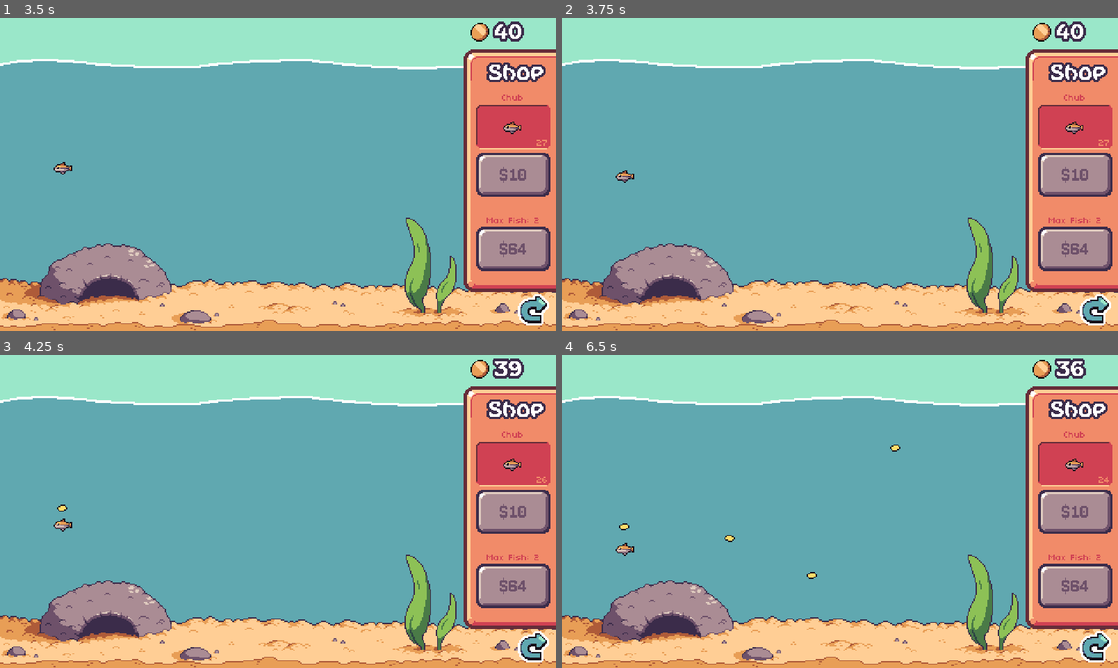
Above: before the commit, frames 1-4 (two rows, left to right).
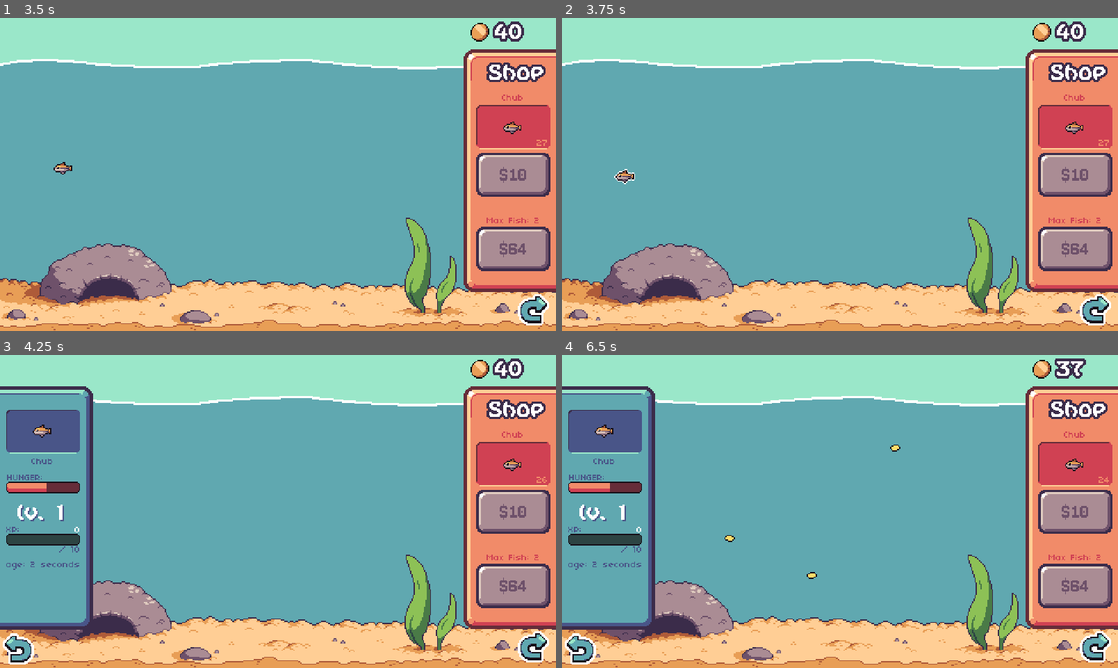
Above: after the commit, the same moments.

Repository: lospec/lospequarium
Game: Godot game, scene res://main.tscn
Same seed, same stepped clock (60 frames per second), same inputs: the game is played once before the commit and once after it.
Inputs (mouse positions are in pixels of both pictures, inside the frame that each line leads up to):
- Up to frame 1 (3.5 s): click (533, 309) at 0.5 s; click "$10" at 1.25 s; click (533, 309) at 2 s; click (533, 309) at 2.75 s
- Up to frame 2 (3.75 s): move the mouse to (623, 168) at 3.52 s; click (623, 168) at 3.67 s
- Up to frame 3 (4.25 s): no input
- Up to frame 4 (6.5 s): move the mouse to (728, 527) at 4.27 s; click (728, 527) at 4.42 s; move the mouse to (895, 442) at 5.02 s; click (895, 442) at 5.17 s; move the mouse to (812, 574) at 5.77 s; click (812, 574) at 5.92 s

Frame 1 is identical in both runs. In frame 2, less than 0.1% of the frame differs, in the area x 9-14%, y 48-54%; in frame 3, 6.4%, in the area x 0-94%, y 1-99%; in frame 4, 6.4%.

Commit message:
made clickable areas bigger

Diff:
--- a/fish/barred-knifejaw.tscn
+++ b/fish/barred-knifejaw.tscn
@@ -10,8 +10,8 @@
 bounce = 0.35
 
 [sub_resource type="CapsuleShape2D" id="CapsuleShape2D_4m0br"]
-radius = 7.0
-height = 28.0
+radius = 12.0
+height = 32.0
 
 [sub_resource type="ShaderMaterial" id="ShaderMaterial_3bheg"]
 shader = ExtResource("2_1y5k8")
--- a/fish/black-bass.tscn
+++ b/fish/black-bass.tscn
@@ -10,8 +10,8 @@
 bounce = 0.35
 
 [sub_resource type="CapsuleShape2D" id="CapsuleShape2D_4m0br"]
-radius = 7.0
-height = 28.0
+radius = 11.0
+height = 34.0
 
 [sub_resource type="ShaderMaterial" id="ShaderMaterial_3bheg"]
 shader = ExtResource("2_qo58l")
@@ -37,6 +37,7 @@
 rarity = 2
 
 [node name="CollisionShape2D" type="CollisionShape2D" parent="."]
+position = Vector2(0, -2)
 rotation = 1.5708
 shape = SubResource("CapsuleShape2D_4m0br")
 
--- a/fish/carp.tscn
+++ b/fish/carp.tscn
@@ -10,8 +10,8 @@
 bounce = 0.35
 
 [sub_resource type="CapsuleShape2D" id="CapsuleShape2D_4m0br"]
-radius = 7.0
-height = 28.0
+radius = 11.0
+height = 34.0
 
 [sub_resource type="ShaderMaterial" id="ShaderMaterial_iyoes"]
 shader = ExtResource("2_0o336")
--- a/fish/chub.tscn
+++ b/fish/chub.tscn
@@ -10,8 +10,8 @@
 bounce = 0.35
 
 [sub_resource type="CapsuleShape2D" id="CapsuleShape2D_4m0br"]
-radius = 3.0
-height = 16.0
+radius = 6.0
+height = 18.0
 
 [sub_resource type="ShaderMaterial" id="ShaderMaterial_iyoes"]
 shader = ExtResource("2_2mdtr")
--- a/fish/crucian-carp.tscn
+++ b/fish/crucian-carp.tscn
@@ -10,7 +10,7 @@
 bounce = 0.35
 
 [sub_resource type="CapsuleShape2D" id="CapsuleShape2D_4m0br"]
-radius = 3.0
+radius = 7.0
 height = 16.0
 
 [sub_resource type="ShaderMaterial" id="ShaderMaterial_iyoes"]
--- a/fish/dab.tscn
+++ b/fish/dab.tscn
@@ -10,8 +10,8 @@
 bounce = 0.35
 
 [sub_resource type="CapsuleShape2D" id="CapsuleShape2D_4m0br"]
-radius = 6.0
-height = 12.0
+radius = 7.0
+height = 16.0
 
 [sub_resource type="ShaderMaterial" id="ShaderMaterial_iyoes"]
 shader = ExtResource("2_3siv1")
--- a/fish/dace.tscn
+++ b/fish/dace.tscn
@@ -10,8 +10,8 @@
 bounce = 0.35
 
 [sub_resource type="CapsuleShape2D" id="CapsuleShape2D_4m0br"]
-radius = 3.0
-height = 12.0
+radius = 6.0
+height = 18.0
 
 [sub_resource type="ShaderMaterial" id="ShaderMaterial_iyoes"]
 shader = ExtResource("2_xq7qu")
--- a/fish/horse-mackerel.tscn
+++ b/fish/horse-mackerel.tscn
@@ -10,8 +10,8 @@
 bounce = 0.35
 
 [sub_resource type="CapsuleShape2D" id="CapsuleShape2D_4m0br"]
-radius = 7.0
-height = 28.0
+radius = 11.0
+height = 34.0
 
 [sub_resource type="ShaderMaterial" id="ShaderMaterial_0777p"]
 shader = ExtResource("2_nnntk")
--- a/fish/loach.tscn
+++ b/fish/loach.tscn
@@ -10,8 +10,8 @@
 bounce = 0.35
 
 [sub_resource type="CapsuleShape2D" id="CapsuleShape2D_4m0br"]
-radius = 3.0
-height = 16.0
+radius = 7.0
+height = 18.0
 
 [sub_resource type="ShaderMaterial" id="ShaderMaterial_iyoes"]
 shader = ExtResource("2_l6tyc")
--- a/fish/pond-smelt.tscn
+++ b/fish/pond-smelt.tscn
@@ -10,8 +10,8 @@
 bounce = 0.35
 
 [sub_resource type="CapsuleShape2D" id="CapsuleShape2D_4m0br"]
-radius = 4.0
-height = 16.0
+radius = 6.0
+height = 18.0
 
 [sub_resource type="ShaderMaterial" id="ShaderMaterial_iyoes"]
 shader = ExtResource("2_xye6q")
--- a/fish/rainbow-trout.tscn
+++ b/fish/rainbow-trout.tscn
@@ -10,8 +10,8 @@
 bounce = 0.35
 
 [sub_resource type="CapsuleShape2D" id="CapsuleShape2D_4m0br"]
-radius = 7.0
-height = 28.0
+radius = 8.0
+height = 34.0
 
 [sub_resource type="ShaderMaterial" id="ShaderMaterial_lhd1m"]
 shader = ExtResource("2_pyi3y")
--- a/fish/red-snapper.tscn
+++ b/fish/red-snapper.tscn
@@ -10,8 +10,8 @@
 bounce = 0.35
 
 [sub_resource type="CapsuleShape2D" id="CapsuleShape2D_4m0br"]
-radius = 7.0
-height = 28.0
+radius = 12.0
+height = 34.0
 
 [sub_resource type="ShaderMaterial" id="ShaderMaterial_dvn3w"]
 shader = ExtResource("2_sjvb0")
--- a/fish/saddled-bichir.tscn
+++ b/fish/saddled-bichir.tscn
@@ -11,7 +11,7 @@
 
 [sub_resource type="CapsuleShape2D" id="CapsuleShape2D_4m0br"]
 radius = 7.0
-height = 28.0
+height = 34.0
 
 [sub_resource type="ShaderMaterial" id="ShaderMaterial_3bheg"]
 shader = ExtResource("2_u6luk")
--- a/fish/silver-carp.tscn
+++ b/fish/silver-carp.tscn
@@ -10,8 +10,8 @@
 bounce = 0.35
 
 [sub_resource type="CapsuleShape2D" id="CapsuleShape2D_4m0br"]
-radius = 7.0
-height = 28.0
+radius = 8.0
+height = 34.0
 
 [sub_resource type="ShaderMaterial" id="ShaderMaterial_3bheg"]
 shader = ExtResource("2_etqss")
--- a/fish/sockeye-salmon.tscn
+++ b/fish/sockeye-salmon.tscn
@@ -10,8 +10,7 @@
 bounce = 0.35
 
 [sub_resource type="CapsuleShape2D" id="CapsuleShape2D_4m0br"]
-radius = 7.0
-height = 28.0
+height = 34.0
 
 [sub_resource type="ShaderMaterial" id="ShaderMaterial_2nvic"]
 shader = ExtResource("2_t6pja")
--- a/fish/yellow-tang.tscn
+++ b/fish/yellow-tang.tscn
@@ -10,8 +10,8 @@
 bounce = 0.35
 
 [sub_resource type="CapsuleShape2D" id="CapsuleShape2D_4m0br"]
-radius = 5.0
-height = 12.0
+radius = 8.0
+height = 18.0
 
 [sub_resource type="ShaderMaterial" id="ShaderMaterial_iyoes"]
 shader = ExtResource("2_semgj")
@@ -33,7 +33,7 @@
 script = ExtResource("1_nhcqw")
 properName = "Yellow Tang"
 cost = 30
-maxSpeed = 40
+maxSpeed = 20
 rarity = 2
 
 [node name="CollisionShape2D" type="CollisionShape2D" parent="."]
--- a/main.tscn
+++ b/main.tscn
@@ -1,9 +1,11 @@
-[gd_scene load_steps=44 format=3 uid="uid://c175jf4ds1chx"]
+[gd_scene load_steps=47 format=3 uid="uid://c175jf4ds1chx"]
 
 [ext_resource type="Script" path="res://tank.gd" id="1_q2ff1"]
 [ext_resource type="Script" path="res://main.gd" id="1_rauu0"]
 [ext_resource type="Texture2D" uid="uid://chd1smjh0dkgi" path="res://art/tanks/demo.png" id="1_ur807"]
 [ext_resource type="PackedScene" uid="uid://c343ujjd7uavt" path="res://fish.tscn" id="2_am8qu"]
+[ext_resource type="Shader" path="res://shaders/scrolling-shader.gdshader" id="3_053vm"]
+[ext_resource type="Texture2D" uid="uid://cb7cxufgxqs4l" path="res://art/tanks/waves.png" id="4_u6gtm"]
 [ext_resource type="Texture2D" uid="uid://3qttc4rgjmdp" path="res://art/ui/coin.png" id="5_gm5n3"]
 [ext_resource type="Theme" uid="uid://ydbe81qfcfi3" path="res://theme.tres" id="7_njjdw"]
 [ext_resource type="Texture2D" uid="uid://b1q7gmfd80ql6" path="res://art/ui/dialog.png" id="8_d01k8"]
@@ -79,6 +81,10 @@
 Label/font_sizes/font_size = 13
 Label/fonts/font = ExtResource("16_txocg")
 
+[sub_resource type="ShaderMaterial" id="ShaderMaterial_skyyh"]
+shader = ExtResource("3_053vm")
+shader_parameter/speed = 0.1
+
 [node name="Node2D" type="Node2D"]
 script = ExtResource("1_rauu0")
 metadata/_edit_vertical_guides_ = [-82.0, 560.0, -76.0, -12.0]
@@ -474,6 +480,24 @@
 stream = ExtResource("32_eqthy")
 volume_db = -5.0
 
+[node name="Waves" type="Sprite2D" parent="."]
+texture_repeat = 2
+material = SubResource("ShaderMaterial_skyyh")
+position = Vector2(97, 39)
+texture = ExtResource("4_u6gtm")
+
+[node name="Waves2" type="Sprite2D" parent="."]
+texture_repeat = 2
+material = SubResource("ShaderMaterial_skyyh")
+position = Vector2(315, 39)
+texture = ExtResource("4_u6gtm")
+
+[node name="Waves3" type="Sprite2D" parent="."]
+texture_repeat = 2
+material = SubResource("ShaderMaterial_skyyh")
+position = Vector2(533, 39)
+texture = ExtResource("4_u6gtm")
+
 [connection signal="pressed" from="UI/ShopButton" to="UI/Shop" method="_on_shop_button_pressed"]
 [connection signal="gui_input" from="UI/Shop/BuyCurrentItemButton" to="UI/Shop" method="_on_buy_current_item_button_gui_input"]
 [connection signal="pressed" from="UI/Shop/BuyCurrentItemButton" to="UI/Shop" method="_on_buy_current_item_button_pressed"]
--- /dev/null
+++ b/shaders/scrolling-shader.gdshader
@@ -0,0 +1,6 @@
+shader_type canvas_item;
+uniform float speed;
+
+void fragment () {
+	COLOR = texture(TEXTURE, vec2(UV.x + TIME * speed, UV.y));
+}
